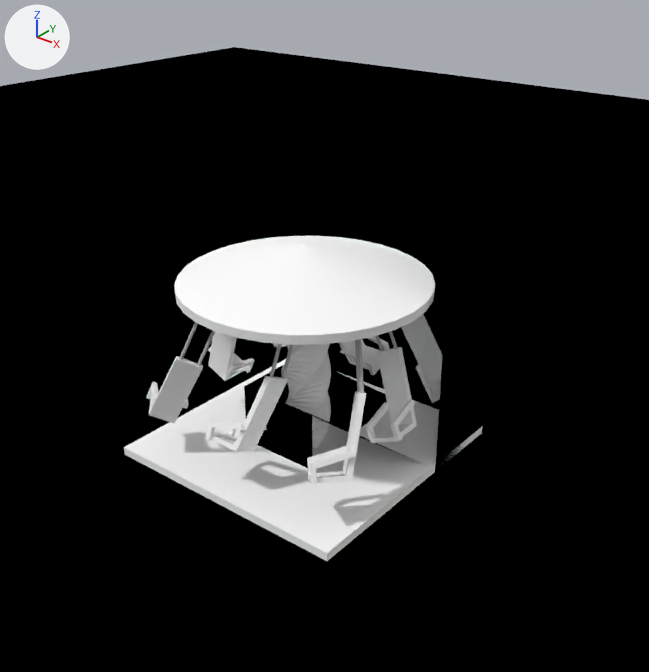
Before and after pictures for a commit that changed the Blender file graphics/sprites/gentle_thrill_rides/chair_swing/stopping.blend.
The view is the same before and after, from a 50 mm lens placed at (5.81, -6.93, 5.79), pointed at (0.37, -0.12, 1.57). Every picture has the same lights, and +X, +Y and +Z are marked at upper left.

In view in the first picture: 'INTERSECT', 'ShadowBaseplate', 'base', 'chair', 'chair.002', 'chair.003', 'chair.004', 'chair.006', 'chair.007', 'holder', 'roof'.
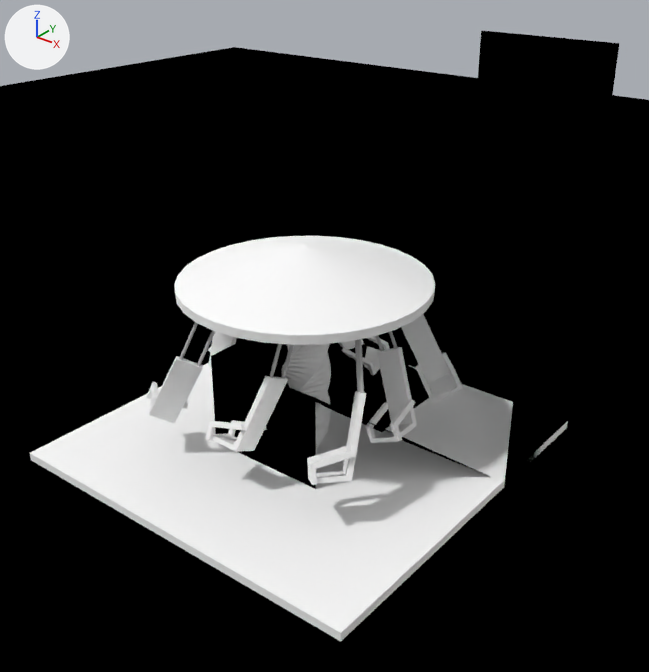
Pixel boxes [x1, y1, x2, y2] of what changed, in the pictures (649 x 672 px):
'INTERSECT', moved: before [244, 175, 503, 471]; after [211, 31, 619, 489]
'base', rescaled: before [124, 359, 482, 561]; after [30, 363, 568, 641]

What changed in the scene script:
```text
Change ob_base:
    ob_base.scale: (1.0, 1.0, 0.667) -> (1.5, 1.5, 0.667)
Change ob_intersect:
    add ob_intersect.parent = ob_empty_001
Add ob_empty_001:
    ob_empty_001 = bpy.data.objects.new('Empty.001', None)
    ob_empty_001.location = (0.0, 0.0, 0.0)
    ob_empty_001.scale = (1.5, 1.5, 1.5)
```
